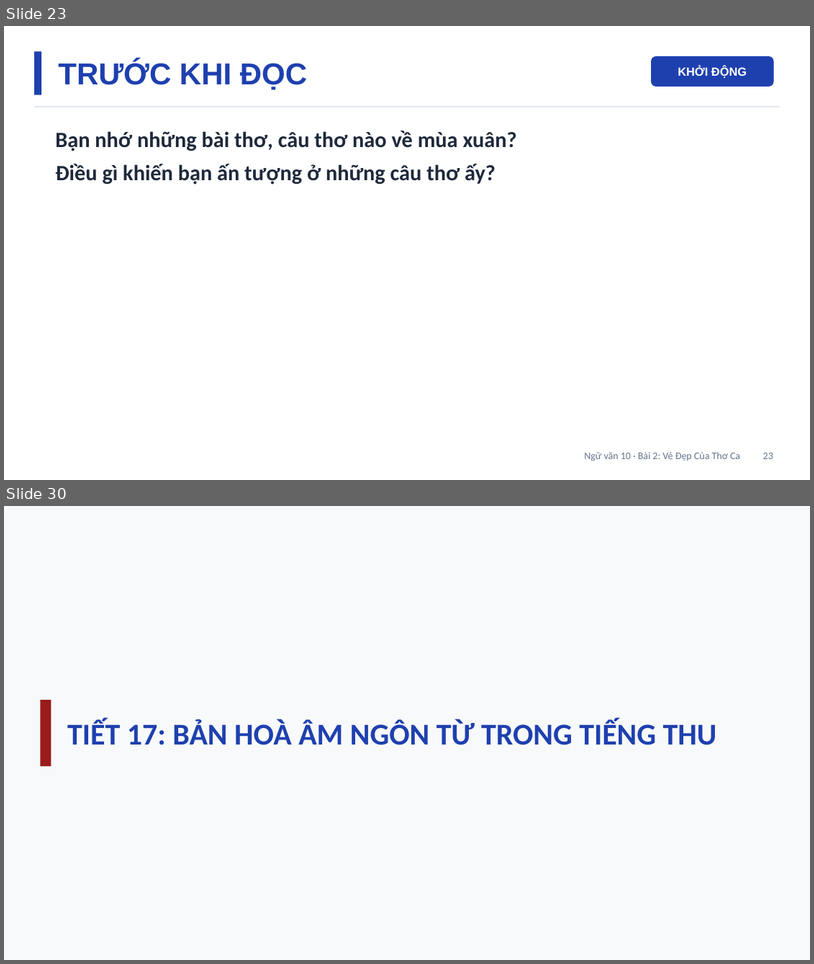
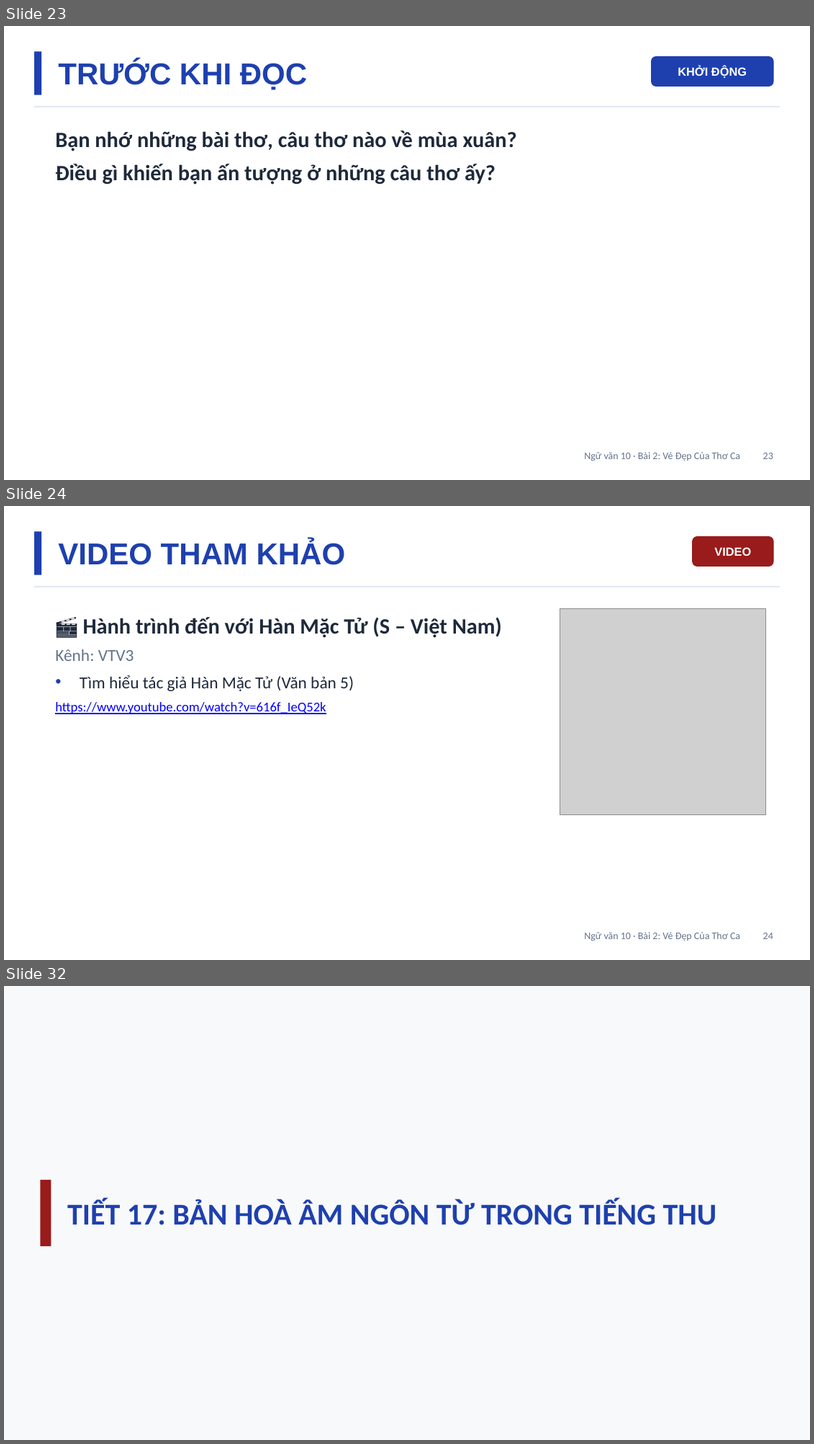
Before and after one commit to Trangtu66/Taode_thi_online, a slide deck: mon/ngu_van/slide/lop10/Slide_NGUVAN10_Bai2_VeDepCuaThoCa_T12-22.pptx. Shown one above the other, each under a label of ours: slides 23 and 30 before the commit, slides 23, 24 and 32 after it; the slides between them are not shown. The pictures are 814x964 and 814x1444 pixels, drawn with LibreOffice and Linux fonts; fonts in the diff are those of the drawing; grey boxes stand for pictures. Boxes give left, top, right and bottom in pixels: in the first picture for what was removed or moved away, otherwise in the second. Text is boxed around its words. In the diff, an @@ line names an element or a change of style, - is before the commit and + after.

```diff
--- a/mon/ngu_van/slide/lop10/Slide_NGUVAN10_Bai2_VeDepCuaThoCa_T12-22.pptx
+++ b/mon/ngu_van/slide/lop10/Slide_NGUVAN10_Bai2_VeDepCuaThoCa_T12-22.pptx
@@ slide 24 added at (4, 506, 810, 960), background #FFFFFF @@
@@ rectangle added at (34, 531, 41, 575), fill #1E40AF @@
@@ text added at (58, 541, 346, 565), 36 pt, text #1E40AF, bold @@
+VIDEO THAM KHẢO
@@ rounded rectangle added at (692, 536, 774, 566), fill #991B1B, 14 pt, text #FFFFFF, bold @@
+VIDEO
@@ rectangle added at (34, 586, 780, 587), fill #E2E8F0 @@
@@ picture added at (561, 609, 766, 815) @@
@@ text added at (55, 617, 502, 714), 16 pt, text #1E293B @@
+🎬 Hành trình đến với Hàn Mặc Tử (S – Việt Nam)
+Kênh: VTV3
+• Tìm hiểu tác giả Hàn Mặc Tử (Văn bản 5)
+https://www.youtube.com/watch?v=616f_IeQ52k
@@ text added at (584, 932, 774, 941), 12 pt, text #64748B @@
+Ngữ văn 10 · Bài 2: Vẻ Đẹp Của Thơ Ca 24
@@ what was slide 30 is now slide 32 @@
```
Also in this commit, not shown: 17 slides changed, 2 other slides added, 4 other files.
